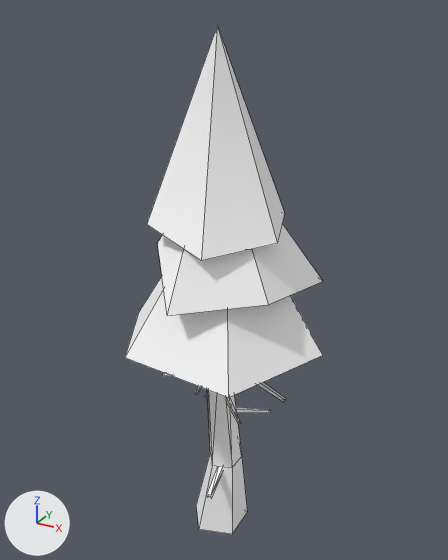
The FBX model Assets/Outsource Packages/Cartoon low poly tree/Meshes/LODs/SM_Tree_05_LOD_02.fbx: old version first, new version second.
Camera for both pictures: a 50 mm camera at (9.36, -17.0, 19.16) aimed at (-0.25, 0.47, 10.42). Arrows for +X, +Y and +Z are at lower left; the lights stay in place. Mesh edges are drawn as thin lines. Where no turn or scale is listed for an object, it has been applied to the vertices.

Objects in the first picture: 'tree05_LOD_02'.
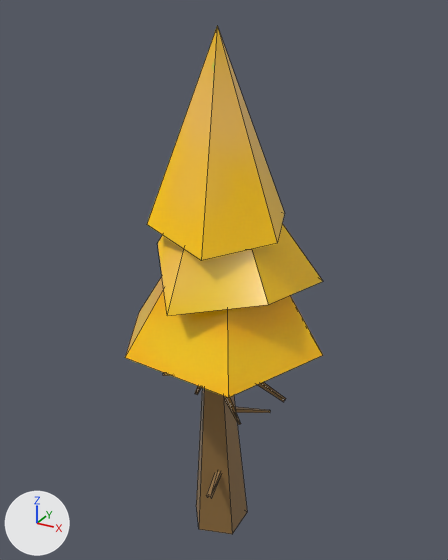
Pixel boxes [x1, y1, x2, y2] of what changed, in the pictures (448 x 560 px):
part 1 of me_mesh, cut back
    before: [196, 390, 247, 534]
    after: [196, 388, 247, 534]
part 2 of me_mesh, recoloured (white to yellow)
    both: [125, 26, 323, 498]

Diff of the bpy script that builds the scene:
```diff
--- a/Assets/Outsource Packages/Cartoon low poly tree/Meshes/LODs/SM_Tree_05_LOD_02.fbx.py
+++ b/Assets/Outsource Packages/Cartoon low poly tree/Meshes/LODs/SM_Tree_05_LOD_02.fbx.py
@@ img_tree_defaultmaterial_basecolor_1_png @@
+img_tree_defaultmaterial_basecolor_1_png = load_image('tree_DefaultMaterial_BaseColor 1.png', '_unpacked/tree_DefaultMaterial_BaseColor_1.png', 1024, 1024, 'sRGB')
@@ mat_texture @@
+mat_texture = principled_material('texture')
+mat_texture.texture = img_tree_defaultmaterial_basecolor_1_png
+mat_texture.roughness = 0.2
@@ me_mesh @@
 # used by ob_tree05_lod_02; location = (0.0, 0.0, 0.0)
-me_mesh.from_pydata(...)  # 114 vertices, 78 faces; spans x -3.6..3.7, y -3.2..3.3, z -0.1..18.7
+me_mesh.from_pydata(...)  # 109 vertices, 56 faces; spans x -3.6..3.7, y -3.2..3.3, z -0.1..18.7
+# me_mesh part 1
+# 5 vertices are removed from x -0.7..0.5, y -0.4..0.8, z 3.0
+# 27 faces are deleted
+# 5 new faces join them
+# me_mesh part 2: 51 faces spanning x -3.6..3.7, y -3.2..3.3, z 2.2..18.7 switch from mat_no_name_3 (white #ffffff) to mat_texture (picture img_tree_defaultmaterial_basecolor_1_png)
```
